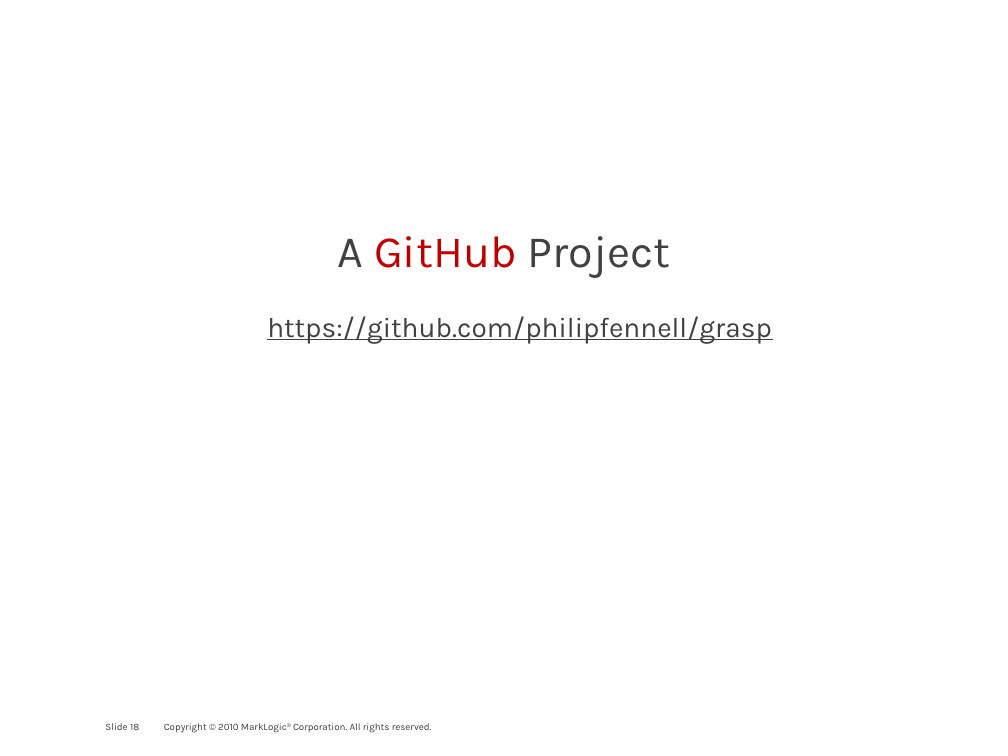
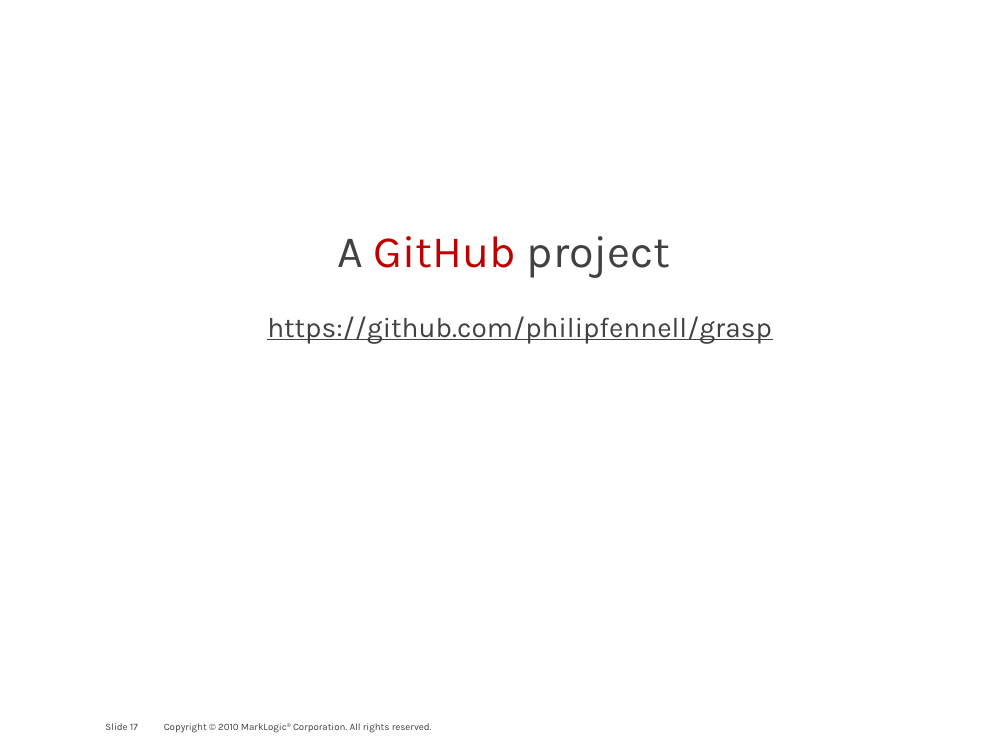
Before and after one commit to philipfennell/grasp, a slide deck: slide 17 of docs/marklogic_and_the_linked-data_connection.pptx (slide 18 before the commit). Drawn at 1008x756 pixels with LibreOffice and Linux fonts; fonts in the diff are those of the drawing; background and template pictures are left out. Boxes give left, top, right and bottom in pixels: in the first picture for what was removed or moved away, otherwise in the second. Text is boxed around its words. In the diff, an @@ line names an element or a change of style, - is before the commit and + after.

```diff
--- a/docs/marklogic_and_the_linked-data_connection.pptx
+++ b/docs/marklogic_and_the_linked-data_connection.pptx
@@ text at [337,236,671,278]: text changed @@
-A GitHub Project
+A GitHub project
@@ page number at [105,723,138,730]: text changed @@
-Slide 18
+Slide 17
```
Also in this commit, not shown: 5 other slides changed, 1 slide removed, 2 other files.
